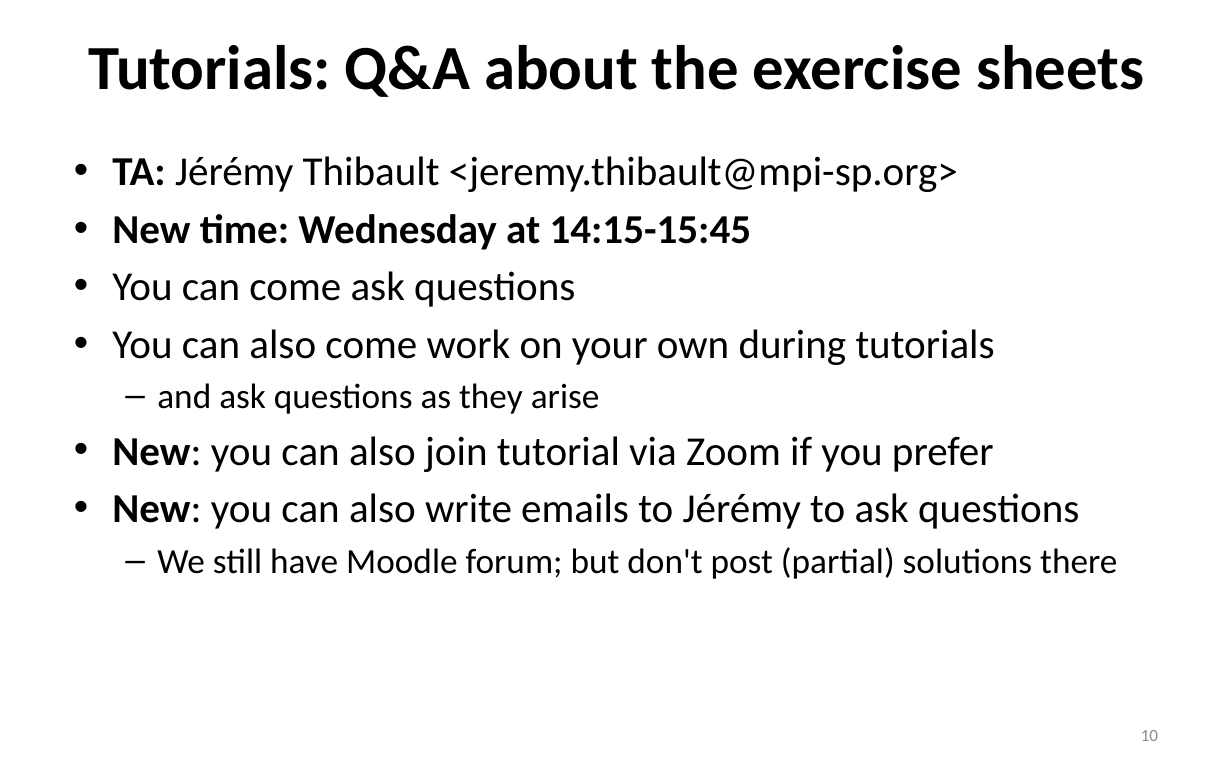
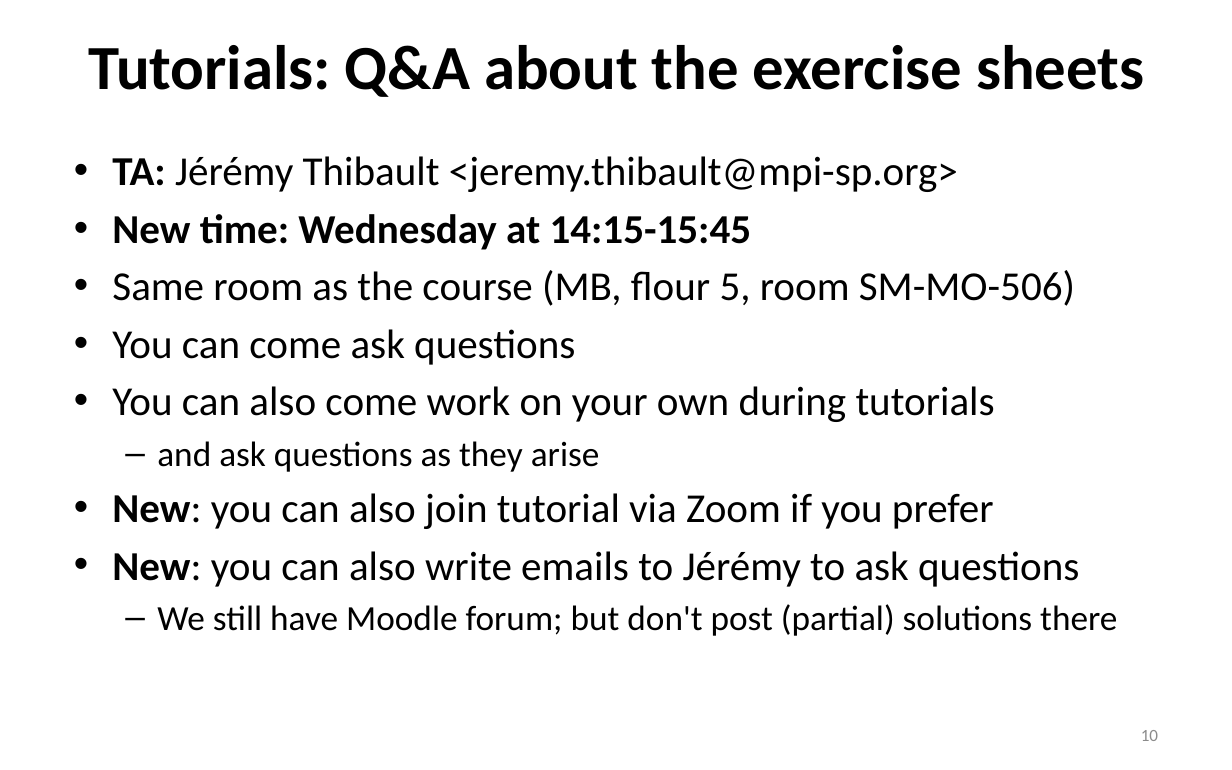
Before and after one commit to mpi-sp-foe-2023-24/mpi-sp-foe-2023-24.github.io, a slide deck: slide 10 of slides-by-us/Intro-FoE-2023-24.pptx. Drawn at 1232x770 pixels with LibreOffice and Linux fonts; fonts in the diff are those of the drawing. Boxes give left, top, right and bottom in pixels: in the first picture for what was removed or moved away, otherwise in the second. Text is boxed around its words. In the diff, an @@ line names an element or a change of style, - is before the commit and + after.

Commit message:
My intro slides from first course

```diff
--- a/slides-by-us/Intro-FoE-2023-24.pptx
+++ b/slides-by-us/Intro-FoE-2023-24.pptx
@@ text at <box>112,270,1075,306</box>: paragraph added @@
+• Same room as the course (MB, flour 5, room SM-MO-506)
```
Also in this commit, not shown: 5 other slides changed, 1 slide added, 1 other file.
